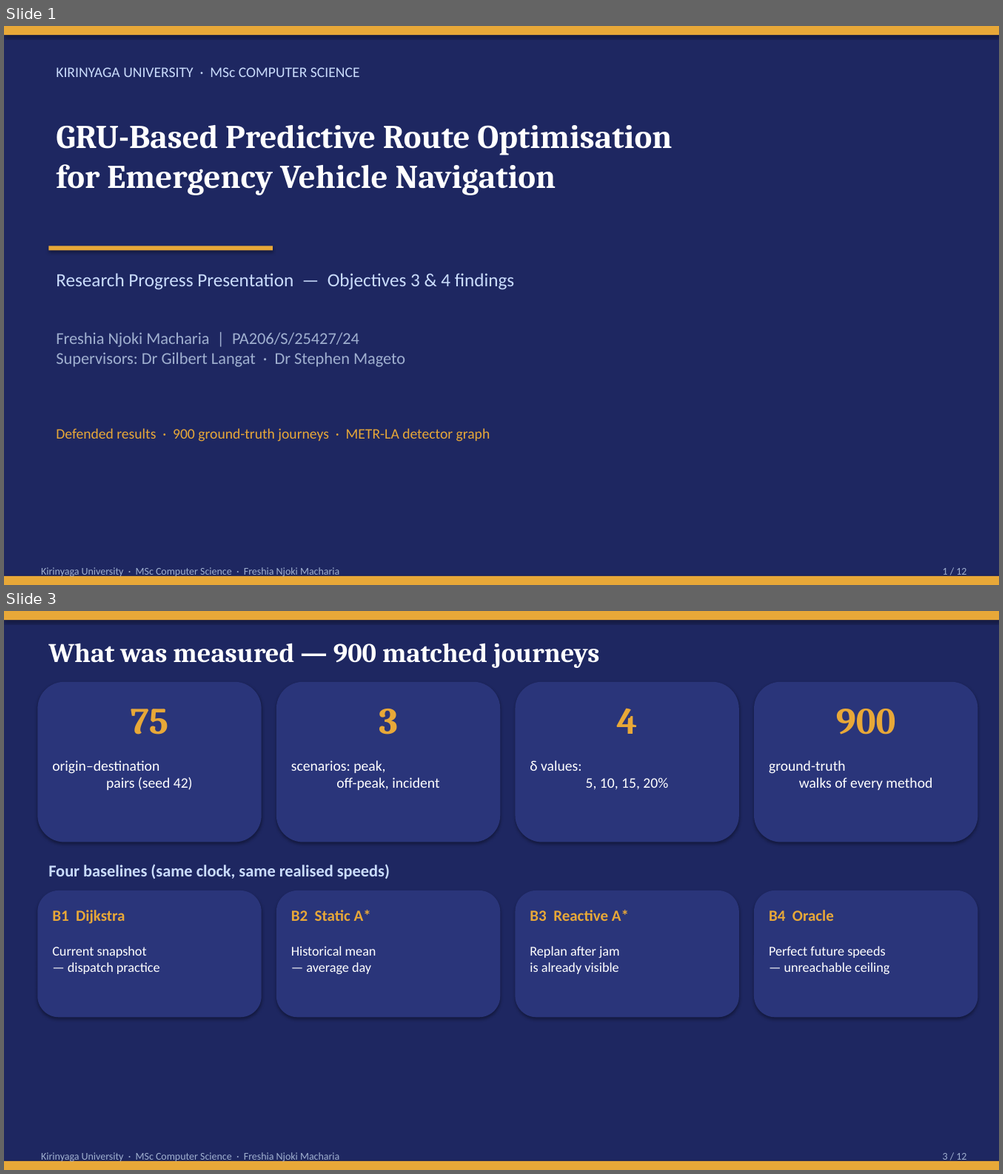
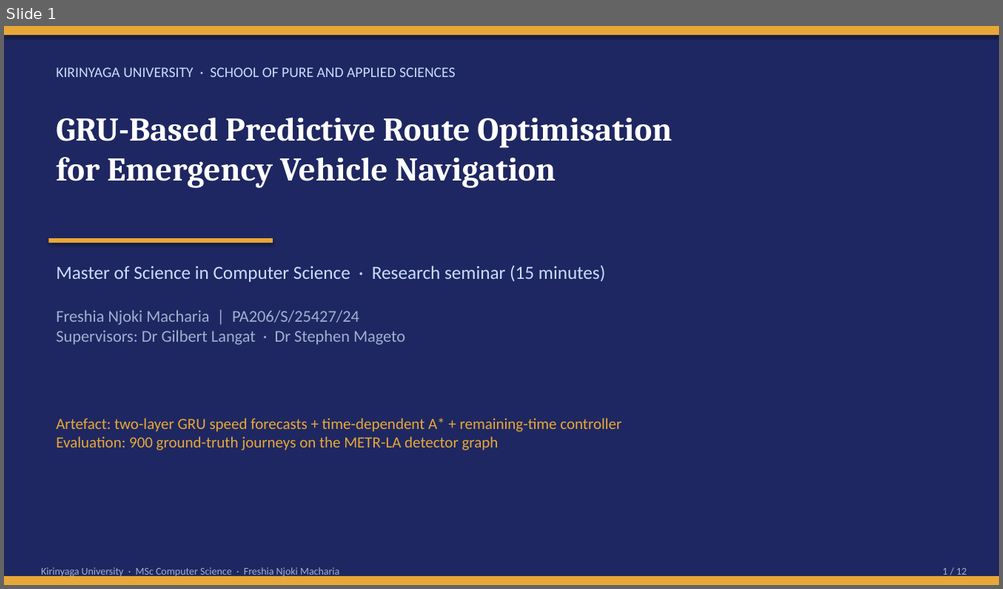
Before and after one commit to Freshia-Njoki/Emergency_Routing, a slide deck: docs/Freshia_Njoki_Obj34_Findings_Presentation.pptx. Shown one above the other, each under a label of ours: slides 1 and 3 before the commit, slide 1 after it; the slides between them are not shown. The pictures are 1003x1174 and 1003x589 pixels, drawn with LibreOffice and Linux fonts; fonts in the diff are those of the drawing. Boxes give left, top, right and bottom in pixels: in the first picture for what was removed or moved away, otherwise in the second. Text is boxed around its words. In the diff, an @@ line names an element or a change of style, - is before the commit and + after.

```diff
--- a/docs/Freshia_Njoki_Obj34_Findings_Presentation.pptx
+++ b/docs/Freshia_Njoki_Obj34_Findings_Presentation.pptx
@@ slide 3 removed at (x1=4, y1=611, x2=999, y2=1170), background #1E2761 @@
@@ rectangle removed at (x1=4, y1=611, x2=999, y2=620) @@
@@ text removed at (x1=48, y1=643, x2=599, y2=668) @@
-What was measured — 900 matched journeys
@@ rounded rectangle removed at (x1=37, y1=682, x2=262, y2=843) @@
@@ rounded rectangle removed at (x1=276, y1=682, x2=500, y2=843) @@
@@ rounded rectangle removed at (x1=515, y1=682, x2=739, y2=843) @@
@@ rounded rectangle removed at (x1=754, y1=682, x2=978, y2=843) @@
@@ text removed at (x1=131, y1=709, x2=168, y2=735) @@
-75
@@ text removed at (x1=378, y1=709, x2=398, y2=735) @@
-3
@@ text removed at (x1=617, y1=708, x2=637, y2=734) @@
-4
@@ text removed at (x1=836, y1=709, x2=896, y2=735) @@
-900
@@ text removed at (x1=52, y1=760, x2=193, y2=790) @@
-origin–destination
-pairs (seed 42)
@@ text removed at (x1=291, y1=760, x2=439, y2=790) @@
-scenarios: peak,
-off-peak, incident
@@ text removed at (x1=529, y1=760, x2=668, y2=790) @@
-δ values:
-5, 10, 15, 20%
@@ text removed at (x1=768, y1=760, x2=932, y2=790) @@
-ground-truth
-walks of every method
@@ text removed at (x1=48, y1=864, x2=390, y2=880) @@
-Four baselines (same clock, same realised speeds)
@@ rounded rectangle removed at (x1=37, y1=891, x2=262, y2=1017) @@
@@ rounded rectangle removed at (x1=276, y1=891, x2=500, y2=1017) @@
@@ rounded rectangle removed at (x1=515, y1=891, x2=739, y2=1017) @@
@@ rounded rectangle removed at (x1=754, y1=891, x2=978, y2=1017) @@
@@ text removed at (x1=52, y1=910, x2=125, y2=924) @@
-B1 Dijkstra
@@ text removed at (x1=291, y1=910, x2=371, y2=921) @@
-B2 Static A*
@@ text removed at (x1=529, y1=910, x2=629, y2=921) @@
-B3 Reactive A*
@@ text removed at (x1=768, y1=910, x2=834, y2=921) @@
-B4 Oracle
@@ text removed at (x1=52, y1=946, x2=160, y2=974) @@
-Current snapshot
-— dispatch practice
@@ text removed at (x1=291, y1=946, x2=376, y2=974) @@
-Historical mean
-— average day
@@ text removed at (x1=529, y1=946, x2=620, y2=974) @@
-Replan after jam
-is already visible
@@ text removed at (x1=768, y1=946, x2=889, y2=974) @@
-Perfect future speeds
-— unreachable ceiling
@@ rectangle removed at (x1=4, y1=1162, x2=999, y2=1170) @@
@@ text removed at (x1=41, y1=1153, x2=339, y2=1163) @@
-Kirinyaga University · MSc Computer Science · Freshia Njoki Macharia
@@ text removed at (x1=942, y1=1153, x2=966, y2=1163) @@
-3 / 12
@@ slide 1 changed as well @@
@@ text at (x1=56, y1=67, x2=455, y2=77): text changed @@
-KIRINYAGA UNIVERSITY · MSc COMPUTER SCIENCE
+KIRINYAGA UNIVERSITY · SCHOOL OF PURE AND APPLIED SCIENCES
@@ text "GRU-Based Predictive Route Optimisation for ..." moved from (x1=56, y1=125, x2=671, y2=195) to (x1=56, y1=118, x2=671, y2=188) @@
@@ rectangle moved from (x1=48, y1=246, x2=273, y2=250) to (x1=48, y1=238, x2=273, y2=243) @@
@@ text at (x1=56, y1=266, x2=605, y2=282): text changed @@
-Research Progress Presentation — Objectives 3 & 4 findings
+Master of Science in Computer Science · Research seminar (15 minutes)
@@ text "Freshia Njoki Macharia | PA206/S/25427/24 ..." moved from (x1=56, y1=332, x2=405, y2=367) to (x1=56, y1=310, x2=405, y2=345) @@
@@ text at (x1=56, y1=418, x2=621, y2=451): text changed; size 14 to 15 pt @@
-Defended results · 900 ground-truth journeys · METR-LA detector graph
+Artefact: two-layer GRU speed forecasts + time-dependent A* + remaining-time controller
+Evaluation: 900 ground-truth journeys on the METR-LA detector graph
```
Also in this commit, not shown: 6 other slides changed, 5 slides added, 4 other slides removed, 12 other files.
